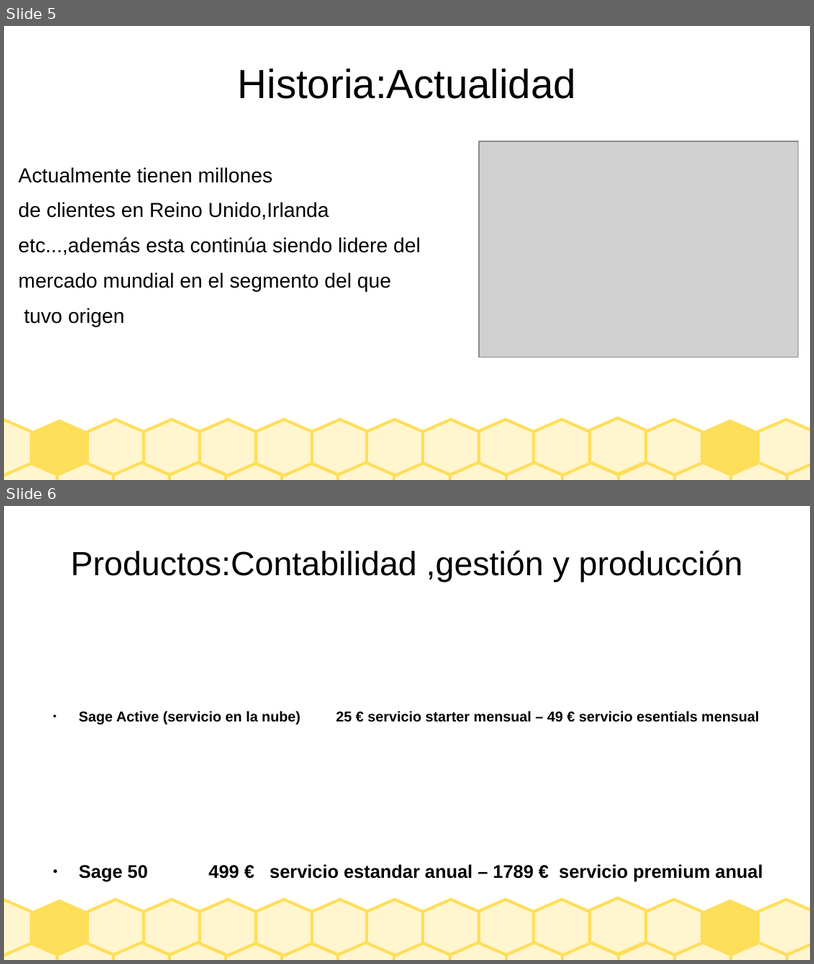
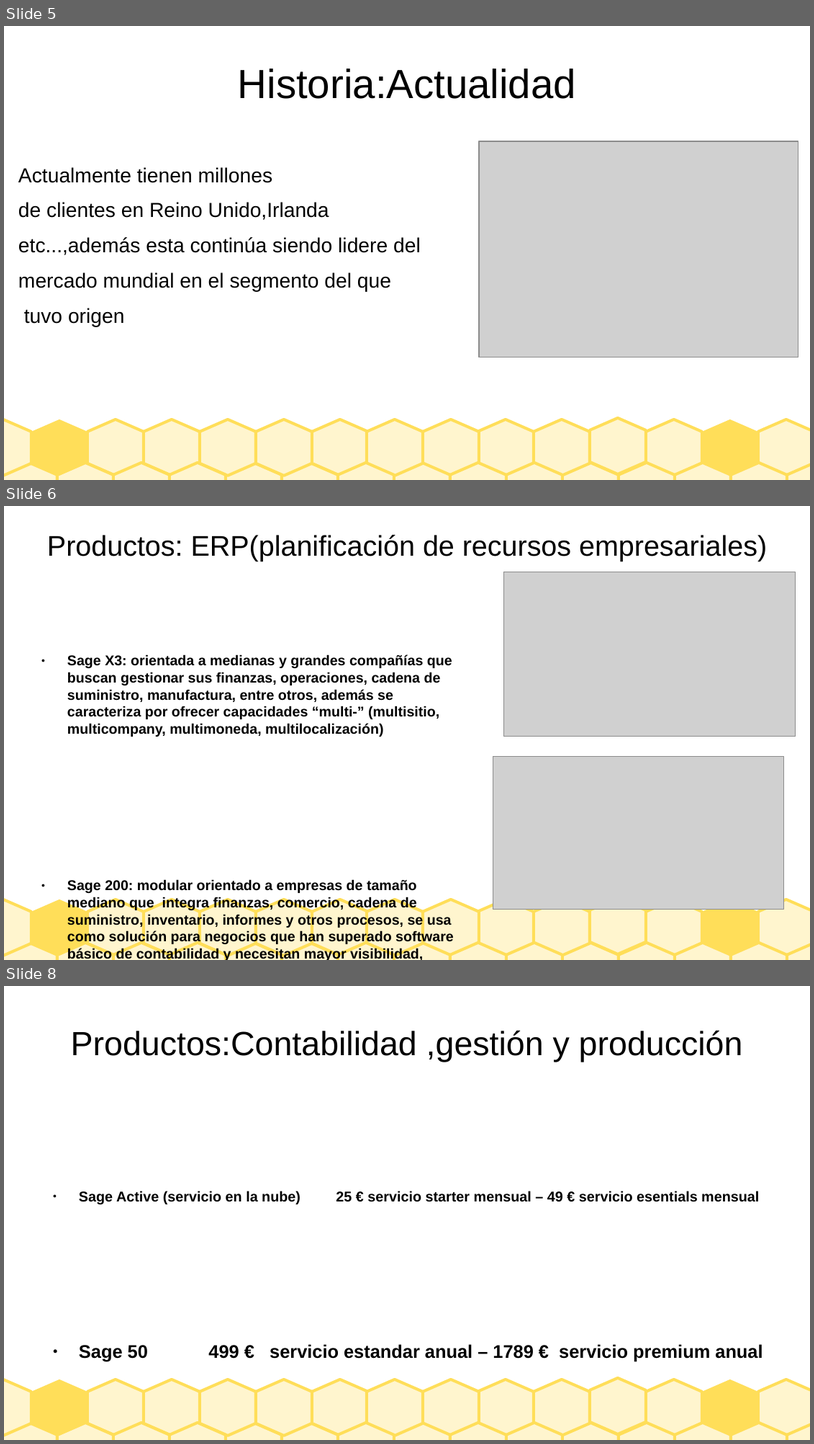
Before and after one commit to Borja-68/asignaturas, a slide deck: sistemas empresa/Presentacion_SAGE.odp. Shown one above the other, each under a label of ours: slides 5 and 6 before the commit, slides 5, 6 and 8 after it; the slides between them are not shown. The pictures are 814x964 and 814x1444 pixels, drawn with LibreOffice and Linux fonts; fonts in the diff are those of the drawing; grey boxes stand for pictures. Boxes give left, top, right and bottom in pixels: in the first picture for what was removed or moved away, otherwise in the second. Text is boxed around its words. In the diff, an @@ line names an element or a change of style, - is before the commit and + after.

```diff
--- a/sistemas empresa/Presentacion_SAGE.odp
+++ b/sistemas empresa/Presentacion_SAGE.odp
@@ slide 6 added at [4, 506, 810, 960], background #FFFFFF; not listed: 30 template elements that a slide beside it also shows @@
@@ title added at [47, 535, 767, 561], 28 pt, text #000000 @@
+Productos: ERP(planificación de recursos empresariales)
@@ picture added at [504, 572, 797, 736] @@
@@ text added at [67, 654, 454, 960], 13.9 pt, text #000000, bold @@
+● Sage X3: orientada a medianas y grandes compañías que buscan gestionar sus finanzas, operaciones, cadena de suministro, manufactura, entre otros, además se caracteriza por ofrecer capacidades “multi‑” (multisitio, multicompany, multimoneda, multilocalización)
+● Sage 200: modular orientado a empresas de tamaño mediano que integra finanzas, comercio, cadena de suministro, inventario, informes y otros procesos, se usa como solución para negocios que han superado software básico de contabilidad y necesitan mayor visibilidad, control y escalabilidad.
@@ picture added at [494, 757, 784, 909] @@
@@ what was slide 6 is now slide 8 @@
```
Also in this commit, not shown: 1 other slide added, 1 slide removed.
